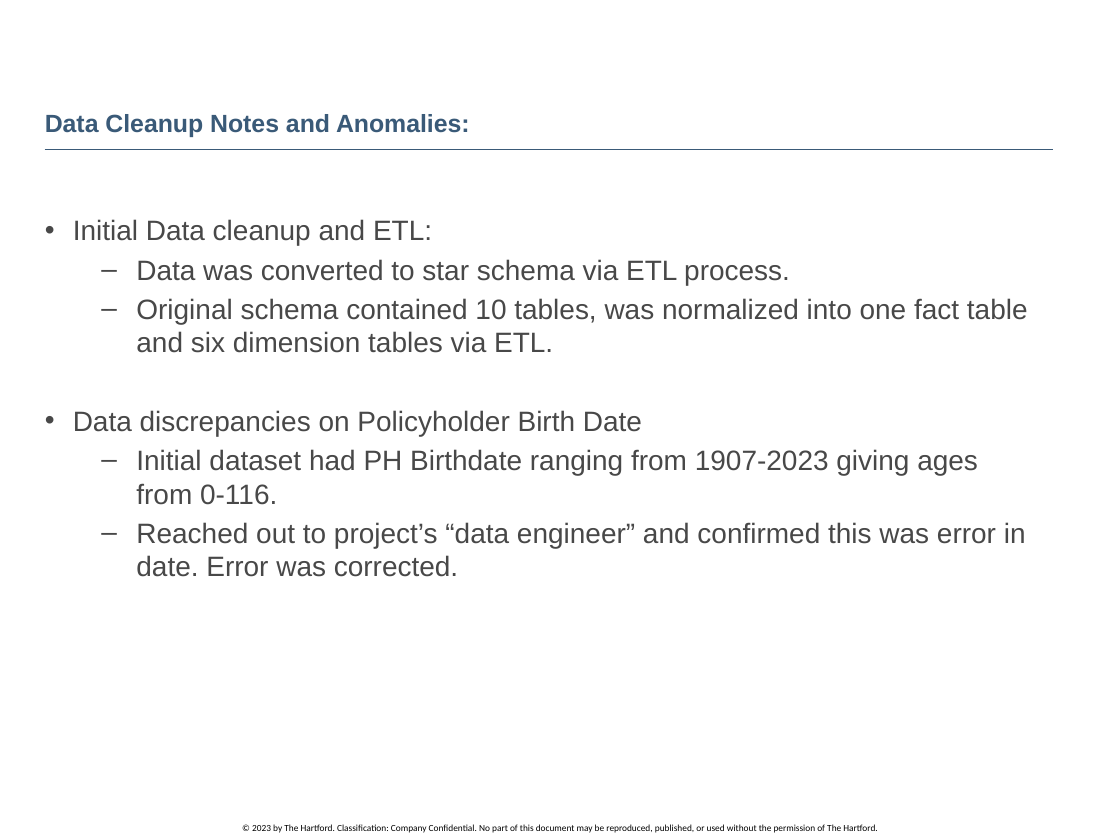
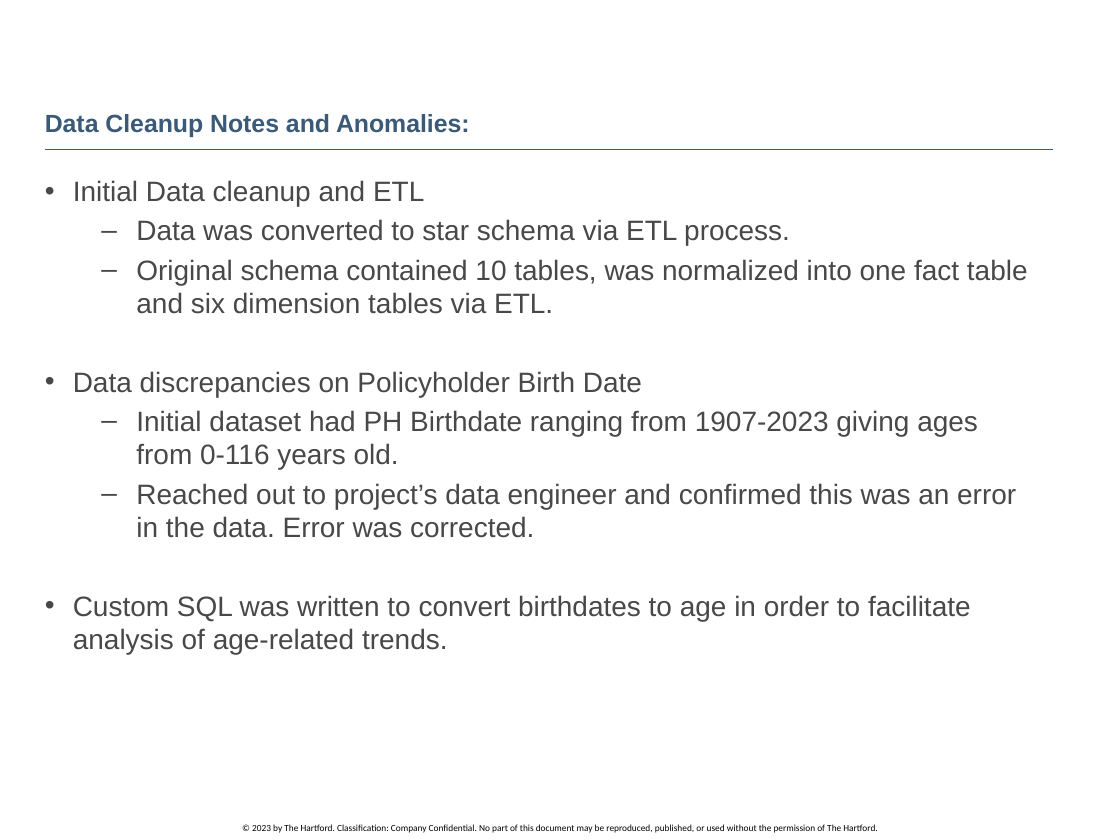
Before and after one commit to Jeni-D/PUBLIC, a slide deck: slide 3 of Capstone/JDUSCHAK CAPSTONE POWERPOINT.pptx (slide 2 before the commit). Drawn at 1120x840 pixels with LibreOffice and Linux fonts; fonts in the diff are those of the drawing; background and template pictures are left out. Boxes give left, top, right and bottom in pixels: in the first picture for what was removed or moved away, otherwise in the second. Text is boxed around its words. In the diff, an @@ line names an element or a change of style, - is before the commit and + after.

```diff
--- a/Capstone/JDUSCHAK CAPSTONE POWERPOINT.pptx
+++ b/Capstone/JDUSCHAK CAPSTONE POWERPOINT.pptx
@@ text at [73, 180, 424, 206]: text changed @@
-• Initial Data cleanup and ETL:
+• Initial Data cleanup and ETL
@@ text at [73, 410, 1016, 654]: text changed @@
-  – Initial dataset had PH Birthdate ranging from 1907-2023 giving ages from 0-116.
-  – Reached out to project’s “data engineer” and confirmed this was error in date. Error was corrected.
+  – Initial dataset had PH Birthdate ranging from 1907-2023 giving ages from 0-116 years old.
+  – Reached out to project’s data engineer and confirmed this was an error in the data. Error was corrected.
+• Custom SQL was written to convert birthdates to age in order to facilitate analysis of age-related trends.
```
Also in this commit, not shown: 8 other slides changed, 3 slides added, 1 other file.
